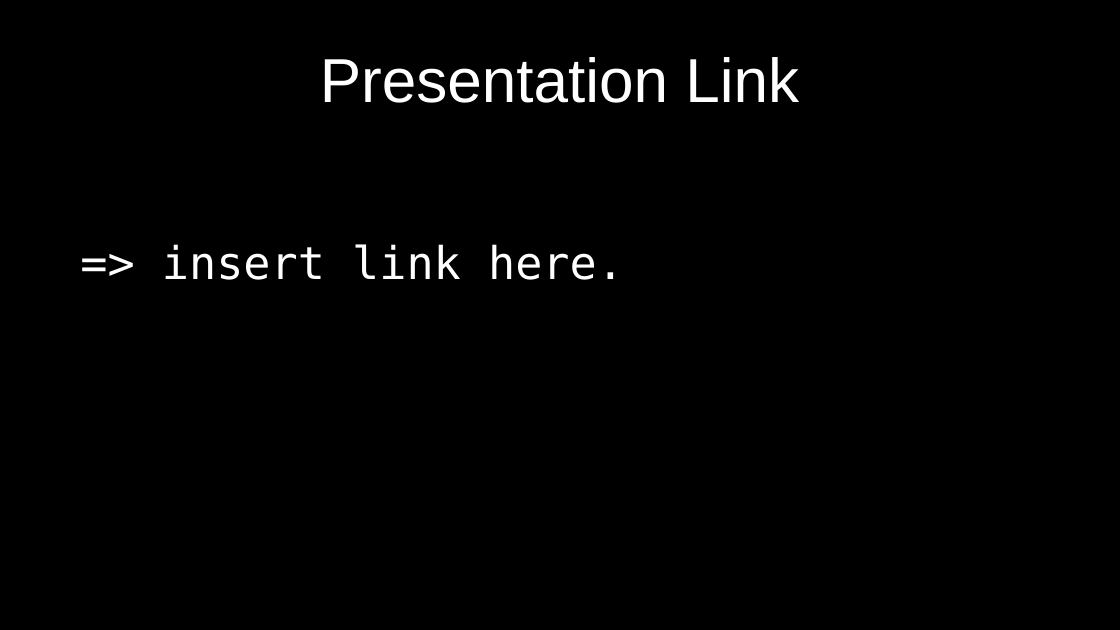
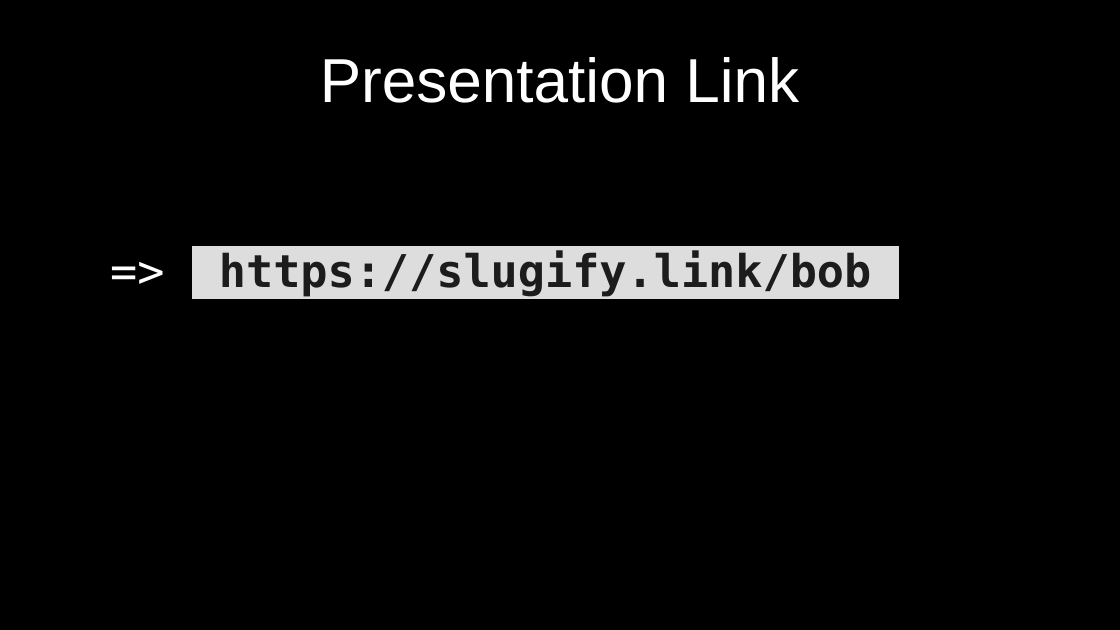
Before and after one commit to cmdruid/bitcoin-programming, a slide deck: slide 2 of slides/building-on-bitcoin-core.odp. Drawn at 1120x630 pixels with LibreOffice and Linux fonts; fonts in the diff are those of the drawing. Boxes give left, top, right and bottom in pixels: in the first picture for what was removed or moved away, otherwise in the second. Text is boxed around its words. In the diff, an @@ line names an element or a change of style, - is before the commit and + after.

```diff
--- a/slides/building-on-bitcoin-core.odp
+++ b/slides/building-on-bitcoin-core.odp
@@ text at <box>219,251,871,297</box>: text changed; text colour #FFFFFF to #1C1C1C; bold on @@
-=> insert link here.
+=> https://slugify.link/bob
```
Also in this commit, not shown: 3 other files.
